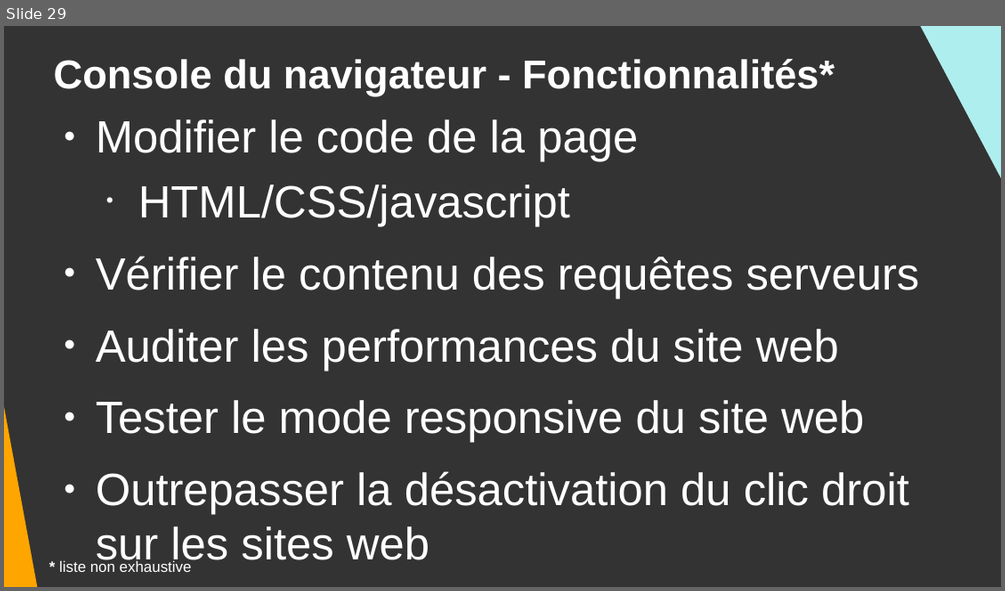
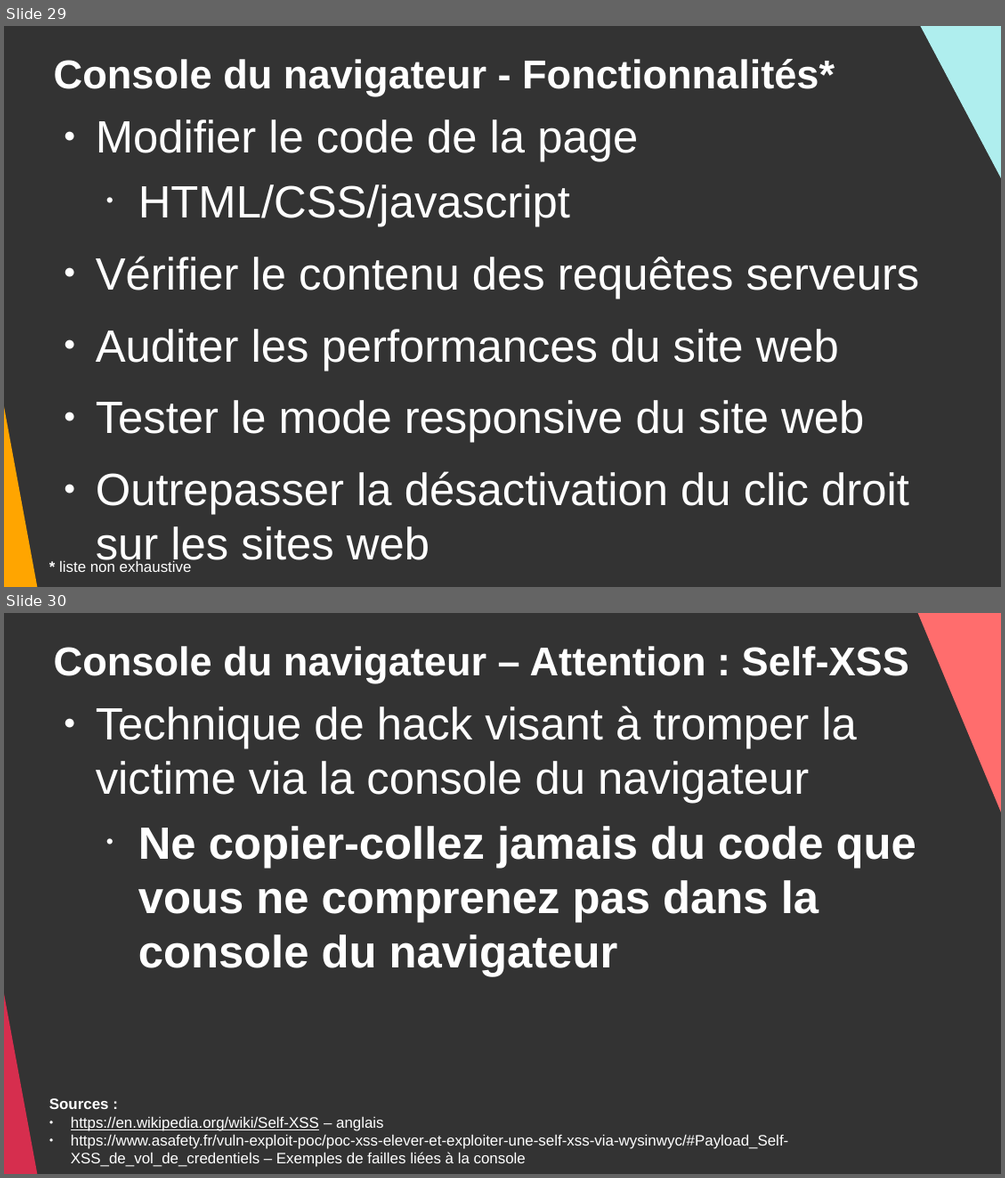
Before and after one commit to DanYellow/cours, a slide deck: didacticiels-generaux/vs-code.odp. Shown one above the other, each under a label of ours: slide 29 before the commit, slides 29 and 30 after it. The pictures are 1005x591 and 1005x1178 pixels, drawn with LibreOffice and Linux fonts; fonts in the diff are those of the drawing. Boxes give left, top, right and bottom in pixels: in the first picture for what was removed or moved away, otherwise in the second. Text is boxed around its words. In the diff, an @@ line names an element or a change of style, - is before the commit and + after.

```diff
--- a/didacticiels-generaux/vs-code.odp
+++ b/didacticiels-generaux/vs-code.odp
@@ slide 30 added at [4, 613, 1001, 1174], background #333333 @@
@@ right triangle added at [908, 613, 1001, 880], fill #FF6D6D @@
@@ title added at [54, 646, 909, 682], 32 pt, text #FFFFFF, bold @@
+Console du navigateur – Attention : Self-XSS
@@ right triangle added at [4, 700, 40, 1174], fill #D62E4E @@
@@ text added at [96, 706, 916, 976], 36 pt, text #FFFFFF, bold @@
+● Technique de hack visant à tromper la victime via la console du navigateur
+  • Ne copier-collez jamais du code que vous ne comprenez pas dans la console du navigateur
@@ text added at [49, 1098, 788, 1167], 12 pt, text #FFFFFF @@
+Sources :
+● https://en.wikipedia.org/wiki/Self-XSS – anglais
+● https://www.asafety.fr/vuln-exploit-poc/poc-xss-elever-et-exploiter-une-self-xss-via-wysinwyc/#Payload_Self-XSS_de_vol_de_credentiels – Exemples de failles liées à la console
```
Also in this commit, not shown: 8 other files.
